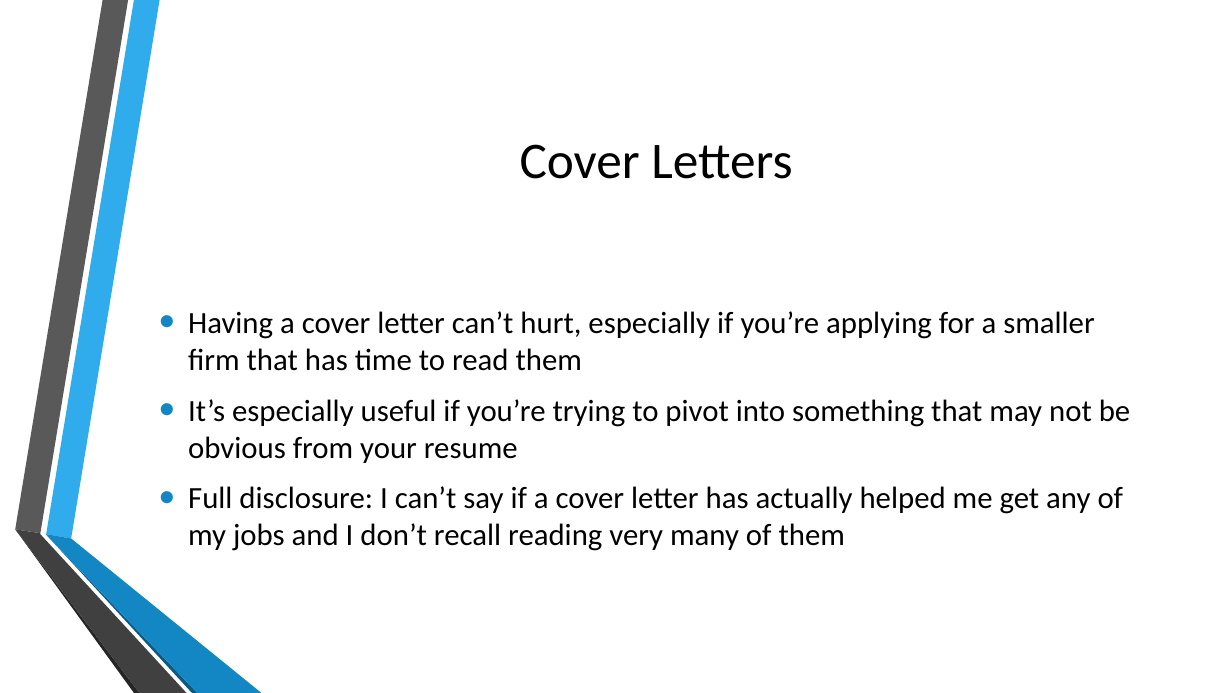
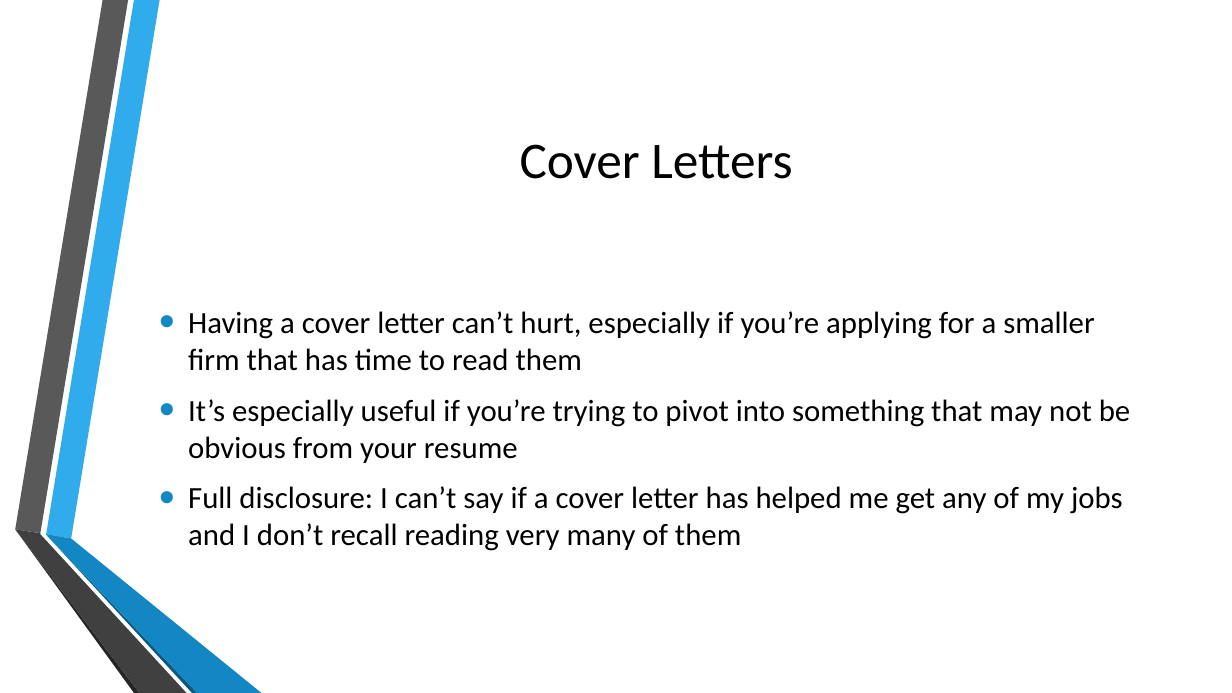
Before and after one commit to prakitmohal/presentations, a slide deck: slide 20 of Resumes 101.pptx. Drawn at 1232x693 pixels with LibreOffice and Linux fonts; fonts in the diff are those of the drawing; background and template pictures are left out. Boxes give left, top, right and bottom in pixels: in the first picture for what was removed or moved away, otherwise in the second. Text is boxed around its words. In the diff, an @@ line names an element or a change of style, - is before the commit and + after.

```diff
--- a/Resumes 101.pptx
+++ b/Resumes 101.pptx
@@ text at (188,486,1123,551): text changed @@
-• Full disclosure: I can’t say if a cover letter has actually helped me get any of my jobs and I don’t recall reading very many of them
+• Full disclosure: I can’t say if a cover letter has helped me get any of my jobs and I don’t recall reading very many of them
```
Also in this commit, not shown: 15 other slides changed, 1 slide added, 1 other file.
